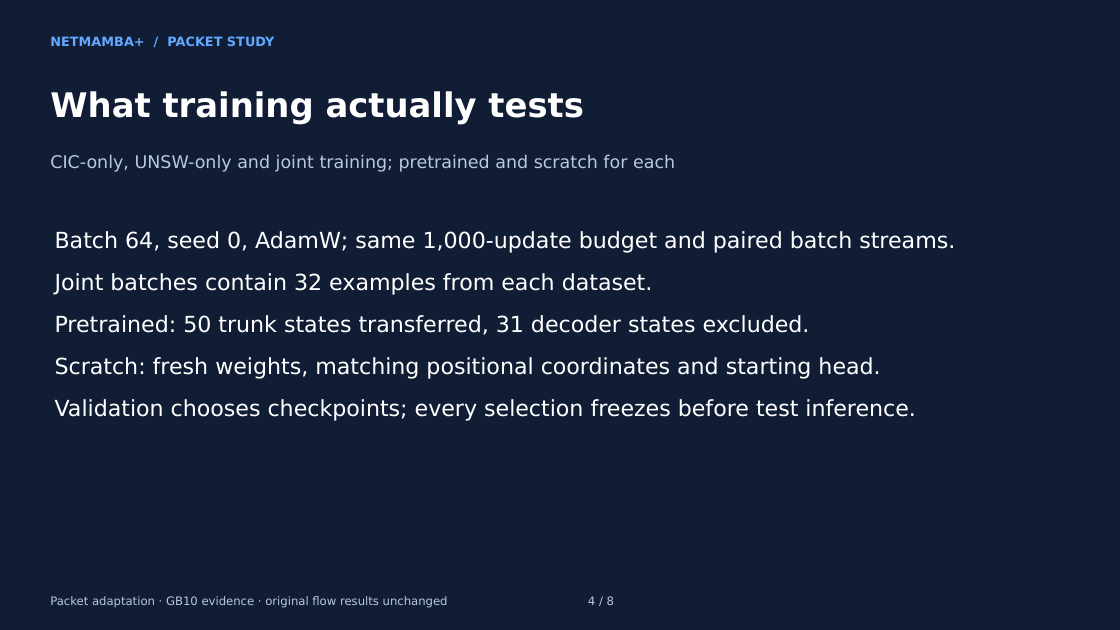
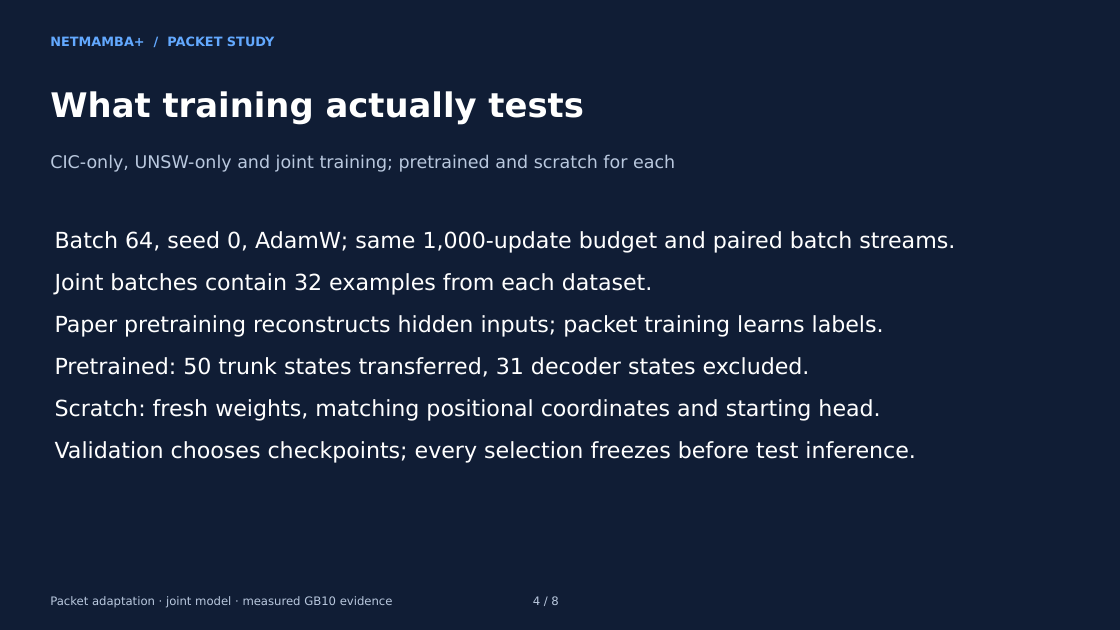
Before and after one commit to buffbeefalo/netmambaplus-reproduction, a slide deck: slide 4 of docs/customer/packet-addendum/NetMambaPlus-packet-addendum.pptx. Drawn at 1120x630 pixels with LibreOffice and Linux fonts; fonts in the diff are those of the drawing. Boxes give left, top, right and bottom in pixels: in the first picture for what was removed or moved away, otherwise in the second. Text is boxed around its words. In the diff, an @@ line names an element or a change of style, - is before the commit and + after.

Commit message:
Make the two-CSV packet model the single client workflow

```diff
--- a/docs/customer/packet-addendum/NetMambaPlus-packet-addendum.pptx
+++ b/docs/customer/packet-addendum/NetMambaPlus-packet-addendum.pptx
@@ text added at [55, 315, 884, 337], 19 pt, text #FFFFFF @@
+Paper pretraining reconstructs hidden inputs; packet training learns labels.
@@ 3 texts: place and size @@
-3 texts at [55, 315, 915, 421]
+3 texts at [55, 357, 915, 463]
@@ text at [50, 596, 558, 608]: text changed @@
-Packet adaptation · GB10 evidence · original flow results unchanged 4 / 8
+Packet adaptation · joint model · measured GB10 evidence 4 / 8
```
Also in this commit, not shown: 7 other slides changed, 50 other files.
